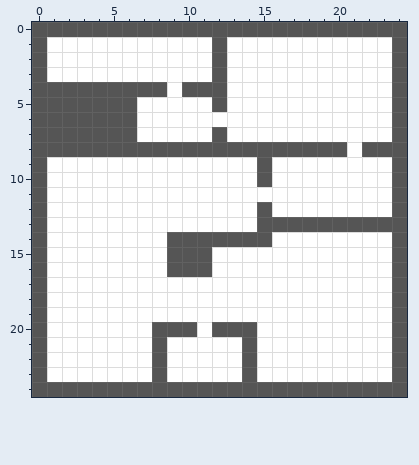
Pixel-art sprite -- res/small_level.png. This is how it looked before the edit.
The file is 25x25 pixels.
After:
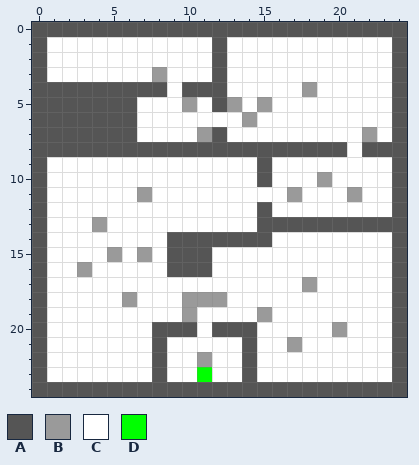
Palette (. is transparent): A #555555  B #9a9a9a  C #ffffff  D #00ff00
Edits made:
y 3: x 8 C -> B
y 4: x 18 C -> B
y 5: x 10 C -> B; x 13 C -> B; x 15 C -> B
y 6: x 14 C -> B
y 7: x 11 C -> B; x 22 C -> B
y 10: x 19 C -> B
y 11: x 7 C -> B; x 17 C -> B; x 21 C -> B
y 13: x 4 C -> B
y 15: x 5 C -> B; x 7 C -> B
y 16: x 3 C -> B
y 17: x 18 C -> B
y 18: x 6 C -> B; x 10..12 CCC -> BBB
y 19: x 10 C -> B; x 15 C -> B
y 20: x 20 C -> B
y 21: x 17 C -> B
y 22: x 11 C -> B
y 23: x 11 C -> D
